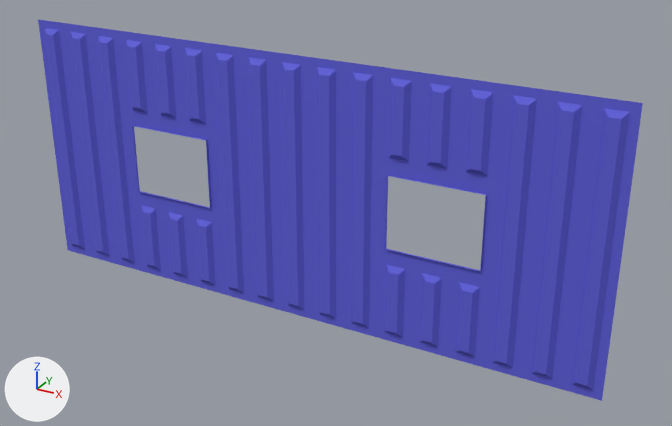
Before and after pictures for a commit that changed the OBJ model Prototype/Assets/Models/ContainerSide.obj.
Rendered twice from a 50 mm camera at (420.0, -681.0, 330.0) aimed at (40.0, 11.0, -16.0). The axes (+X, +Y, +Z) are drawn at lower left. The lights are the same throughout. Where no turn or scale is listed for an object, it has been applied to the vertices.

The first picture shows 'ContainerSide'.
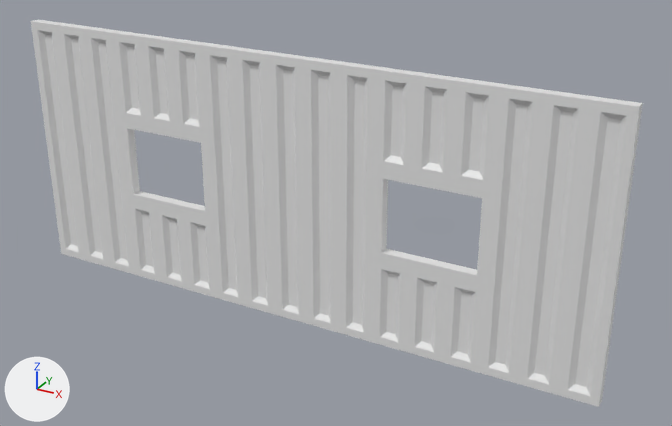
The newer file is also turned or shifted as a whole; pictures and numbers use the older file's frame.

What changed in the scene script:
```text
Change me_containerside:
    used by ob_containerside; location = (0.0, 0.0, 0.0)
    remove me_containerside.from_pydata(...)  # 252 vertices, 231 faces; spans x -300.0..300.0, y -2.0..2.0, z -130.0..130.0
    add me_containerside.from_pydata(...)  # 532 vertices, 534 faces; spans x -300.0..300.0, y -8.0..2.0, z -130.0..130.0
    me_containerside part 1
    8 vertices in x -186.0..186.0, y 0.0, z -35.0..35.0 move by (0.0, -3.0, 0.0)
    10 vertices are added at x -159.0..159.0, y -8.0..-4.0, z -43.0..117.0
    44 new vertices lie (0.0, -5.0, 0.0) away from vertices in x -300.0..300.0, y 0.0..2.0, z -130.0..130.0
    36 new vertices lie (0.0, -5.0, 0.0) away from vertices in x -300.0..300.0, y -3.0, z -130.0..130.0
    19 new vertices lie (8.0, 0.0, 8.0) away from vertices in x -300.0..265.0, y -8.0, z -130.0..35.0
    21 new vertices lie (-8.0, 0.0, 8.0) away from vertices in x -265.0..300.0, y -8.0, z -130.0..43.0
    22 new vertices lie (0.0, 0.0, 244.0) away from vertices in x -292.0..292.0, y -8.0, z -122.0
    19 new vertices lie (-5.0, 4.0, 5.0) away from vertices in x -273.0..292.0, y -8.0, z -122.0..51.0
    17 new vertices lie (5.0, 4.0, 5.0) away from vertices in x -292.0..273.0, y -8.0, z -122.0
    22 new vertices lie (0.0, 0.0, 234.0) away from vertices in x -287.0..287.0, y -4.0, z -117.0
    14 new vertices lie (0.0, 0.0, 61.0) away from vertices in x -181.0..181.0, y -4.0, z -117.0..56.0
    14 new vertices lie (0.0, 0.0, 71.0) away from vertices in x -186.0..186.0, y -8.0, z -122.0..51.0
    8 new vertices lie (8.0, 0.0, -8.0) away from vertices in x -194.0..186.0, y -8.0, z -35.0..130.0
    6 new vertices lie (5.0, 4.0, -5.0) away from vertices in x -186.0..167.0, y -8.0, z 122.0
    6 new vertices lie (0.0, 0.0, -61.0) away from vertices in x -181.0..172.0, y -4.0, z 117.0
    6 new vertices lie (9.0, 0.0, 0.0) away from vertices in x -181.0..137.0, y -4.0, z 56.0..117.0
    6 new vertices lie (-8.0, 0.0, -8.0) away from vertices in x -186.0..159.0, y -8.0, z -35.0..130.0
    10 new vertices lie (0.0, 0.0, -71.0) away from vertices in x -186.0..167.0, y -8.0, z 122.0
    303 new faces join them
    me_containerside part 2: 231 faces spanning x -300.0..300.0, y -3.0..2.0, z -130.0..130.0 switch from mat_containersidewire_028028177 (blue #5d5dd9) to no material
```

Boxes (x1, y1, x2, y2) around the edits, measured in the pictures (672 x 426 px):
'ContainerSide', reshaped: before (38, 19, 643, 401); after (31, 19, 643, 407)
part 1 of me_containerside, built on: before (133, 126, 486, 271); after (31, 19, 643, 407)
part 2 of me_containerside, recoloured (blue): before (38, 19, 643, 401)
